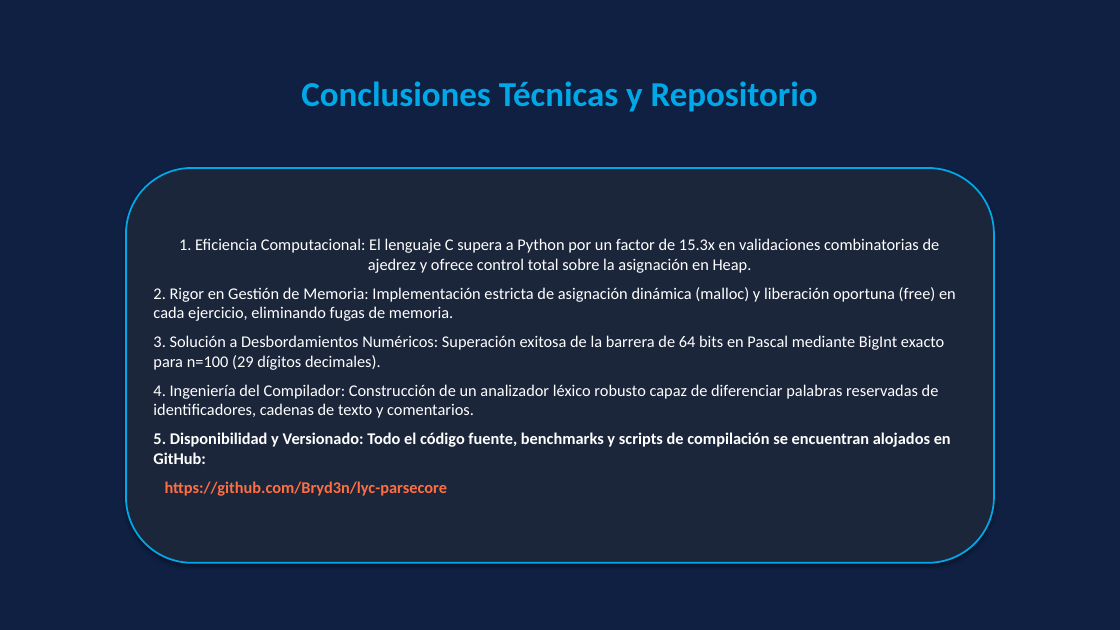
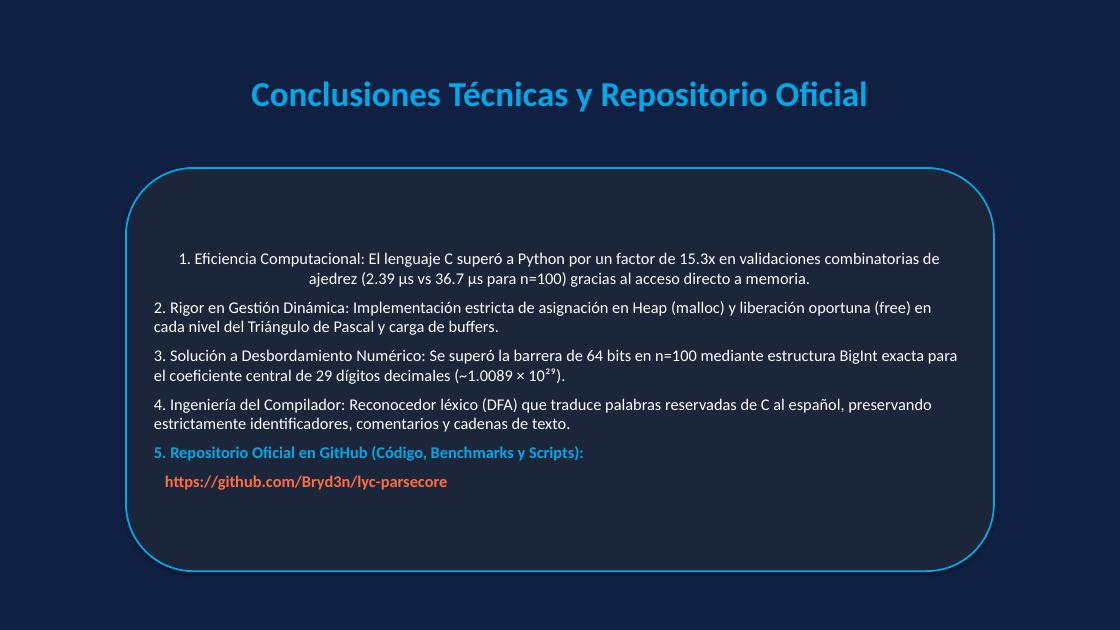
Before and after one commit to Bryd3n/lyc-parsecore, a slide deck: slide 2 of PRUEBA DIAGNOSTICA/Brayan_Carreno/Presentacion_Defensa_Prueba_Diagnostica_ParseCore.pptx (slide 9 before the commit). Drawn at 1120x630 pixels with LibreOffice and Linux fonts; fonts in the diff are those of the drawing. Boxes give left, top, right and bottom in pixels: in the first picture for what was removed or moved away, otherwise in the second. Text is boxed around its words. In the diff, an @@ line names an element or a change of style, - is before the commit and + after.

Commit message:
docs: ajustar presentacion a 2 diapositivas (portada y conclusiones) sin contador inferior

```diff
--- a/PRUEBA DIAGNOSTICA/Brayan_Carreno/Presentacion_Defensa_Prueba_Diagnostica_ParseCore.pptx
+++ b/PRUEBA DIAGNOSTICA/Brayan_Carreno/Presentacion_Defensa_Prueba_Diagnostica_ParseCore.pptx
@@ text at (251,81,868,112): text changed @@
-Conclusiones Técnicas y Repositorio
+Conclusiones Técnicas y Repositorio Oficial
@@ rounded rectangle "1. Eficiencia Computacional: El lenguaje ...": place and size @@
-rounded rectangle "1. Eficiencia Computacional: El lenguaje ..." at (126,168,994,563)
+rounded rectangle "1. Eficiencia Computacional: El lenguaje ..." at (126,168,994,571)
@@ text in rounded rectangle at (154,252,958,461): text changed @@
-1. Eficiencia Computacional: El lenguaje C supera a Python por un factor de 15.3x en validaciones combinatorias de ajedrez y ofrece control total sobre la asignación en Heap.
-2. Rigor en Gestión de Memoria: Implementación estricta de asignación dinámica (malloc) y liberación oportuna (free) en cada ejercicio, eliminando fugas de memoria.
-3. Solución a Desbordamientos Numéricos: Superación exitosa de la barrera de 64 bits en Pascal mediante BigInt exacto para n=100 (29 dígitos decimales).
-4. Ingeniería del Compilador: Construcción de un analizador léxico robusto capaz de diferenciar palabras reservadas de identificadores, cadenas de texto y comentarios.
-5. Disponibilidad y Versionado: Todo el código fuente, benchmarks y scripts de compilación se encuentran alojados en GitHub:
+1. Eficiencia Computacional: El lenguaje C superó a Python por un factor de 15.3x en validaciones combinatorias de ajedrez (2.39 μs vs 36.7 μs para n=100) gracias al acceso directo a memoria.
+2. Rigor en Gestión Dinámica: Implementación estricta de asignación en Heap (malloc) y liberación oportuna (free) en cada nivel del Triángulo de Pascal y carga de buffers.
+3. Solución a Desbordamiento Numérico: Se superó la barrera de 64 bits en n=100 mediante estructura BigInt exacta para el coeficiente central de 29 dígitos decimales (~1.0089 × 10²⁹).
+4. Ingeniería del Compilador: Reconocedor léxico (DFA) que traduce palabras reservadas de C al español, preservando estrictamente identificadores, comentarios y cadenas de texto.
+5. Repositorio Oficial en GitHub (Código, Benchmarks y Scripts):
```
Also in this commit, not shown: 1 other slide changed, 7 slides removed, 2 other files.
